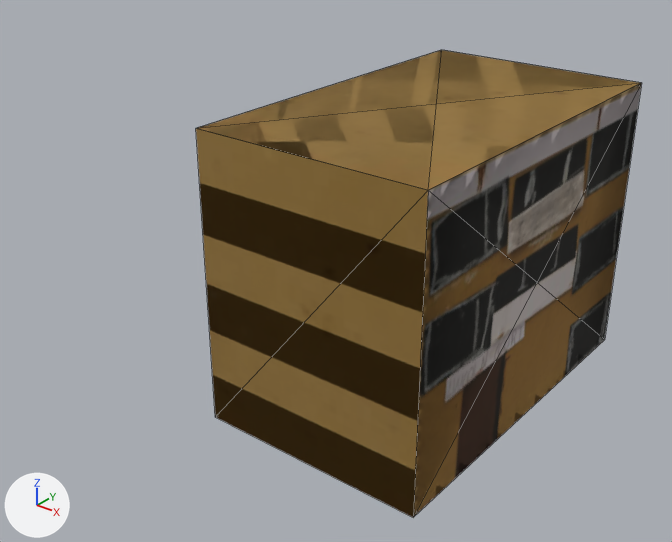
The glTF model assets/af2.gltf, before and after one commit.
One viewpoint serves both versions: a 50 mm camera at (15.4, -24.3, 13.0) aimed at (-3.5, -0.6, -1.6). The axes (+X, +Y, +Z) are drawn at lower left. The lights are the same throughout. Mesh edges are drawn as thin lines. Where no turn or scale is listed for an object, it has been applied to the vertices.

The scene before the commit, as lines of its bpy script (objects in view):
```python
me_cube = bpy.data.meshes.new('Cube')
me_cube.from_pydata(...)  # 8 vertices, 10 faces; spans x -4.0..4.0, y -6.5..6.5, z -5.0..5.0
me_cube.materials.append(mat_material)  # picture img_af2_tex_2x
me_cube_001 = bpy.data.meshes.new('Cube.001')
me_cube_001.from_pydata(...)  # 4 vertices, 2 faces; spans x 0.0..8.0, y 0.0, z -6.5..6.5
me_cube_001.materials.append(mat_material)  # picture img_af2_tex_2x
me_cube_002 = bpy.data.meshes.new('Cube.002')
me_cube_002.from_pydata(...)  # 4 vertices, 2 faces; spans x 0.0..8.0, y 0.0, z -6.5..6.5
me_cube_002.materials.append(mat_material)  # picture img_af2_tex_2x
me_cube_003 = bpy.data.meshes.new('Cube.003')
me_cube_003.from_pydata(...)  # 8 vertices, 10 faces; spans x -4.0..4.0, y -6.5..6.5, z -5.0..5.0
me_cube_003.materials.append(mat_material)  # picture img_af2_tex_2x
ob_cube = bpy.data.objects.new('Cube', me_cube)
ob_cube.location = (0.0, 0.0, 0.0)
ob_cube_001 = bpy.data.objects.new('Cube.001', me_cube_001)
ob_cube_001.location = (-4.0, 0.0, 5.0)
ob_cube_001.rotation_euler = (1.571, 0.0, 0.0)  # degrees (90, 0, 0)
ob_cube_002 = bpy.data.objects.new('Cube.002', me_cube_002)
ob_cube_002.parent = ob_cube_001
ob_cube_002.location = (0.0, 0.0, 0.0)
ob_cube_003 = bpy.data.objects.new('Cube.003', me_cube_003)
ob_cube_003.location = (0.0, 0.0, 0.0)
```
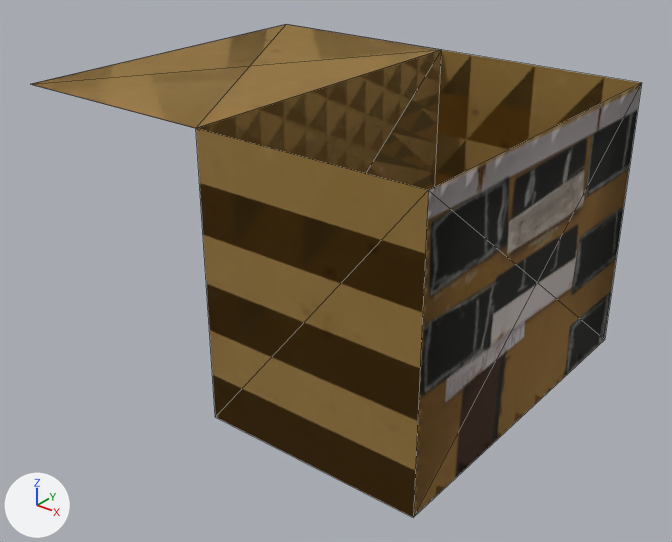
Boxes [x1, y1, x2, y2] around the edits, measured in the pictures (672 x 542 px):
'Cube.002', surface changed, turned
    before: [199, 50, 637, 189]
    after: [32, 24, 440, 128]
'Cube.001', surface changed, turned
    before: [196, 50, 641, 190]
    after: [33, 25, 429, 126]

Edits to the bpy script that builds the scene:
```text
Change img_af2_tex_2x:
    img_af2_tex_2x: load_image('af2_tex@2x', '_unpacked/af2_tex_2x', 2048, 2048, 'sRGB') -> load_image('af2_tex@2x.jpg', '_unpacked/af2_tex_2x.jpg', 2048, 2048, 'sRGB')
Change ob_cube_001:
    ob_cube_001.rotation_euler: (1.571, 0.0, 0.0) -> (1.571, 3.142, 0.0)  # degrees (90, 0, 0) -> degrees (90, 180, 0)
```
